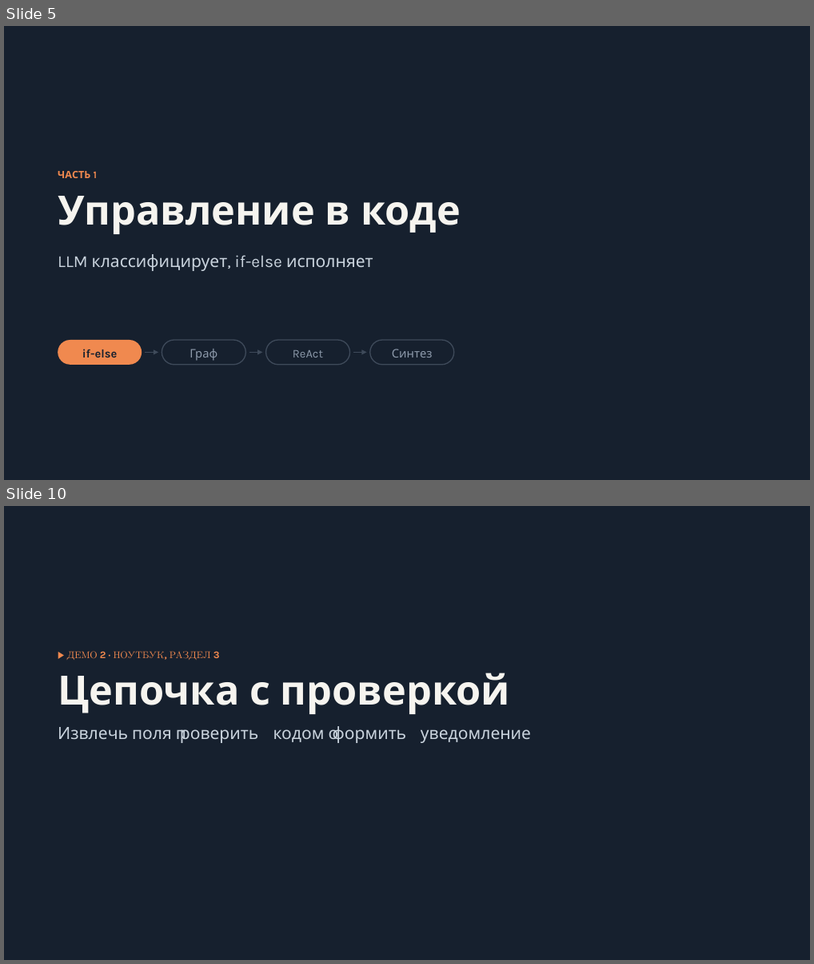
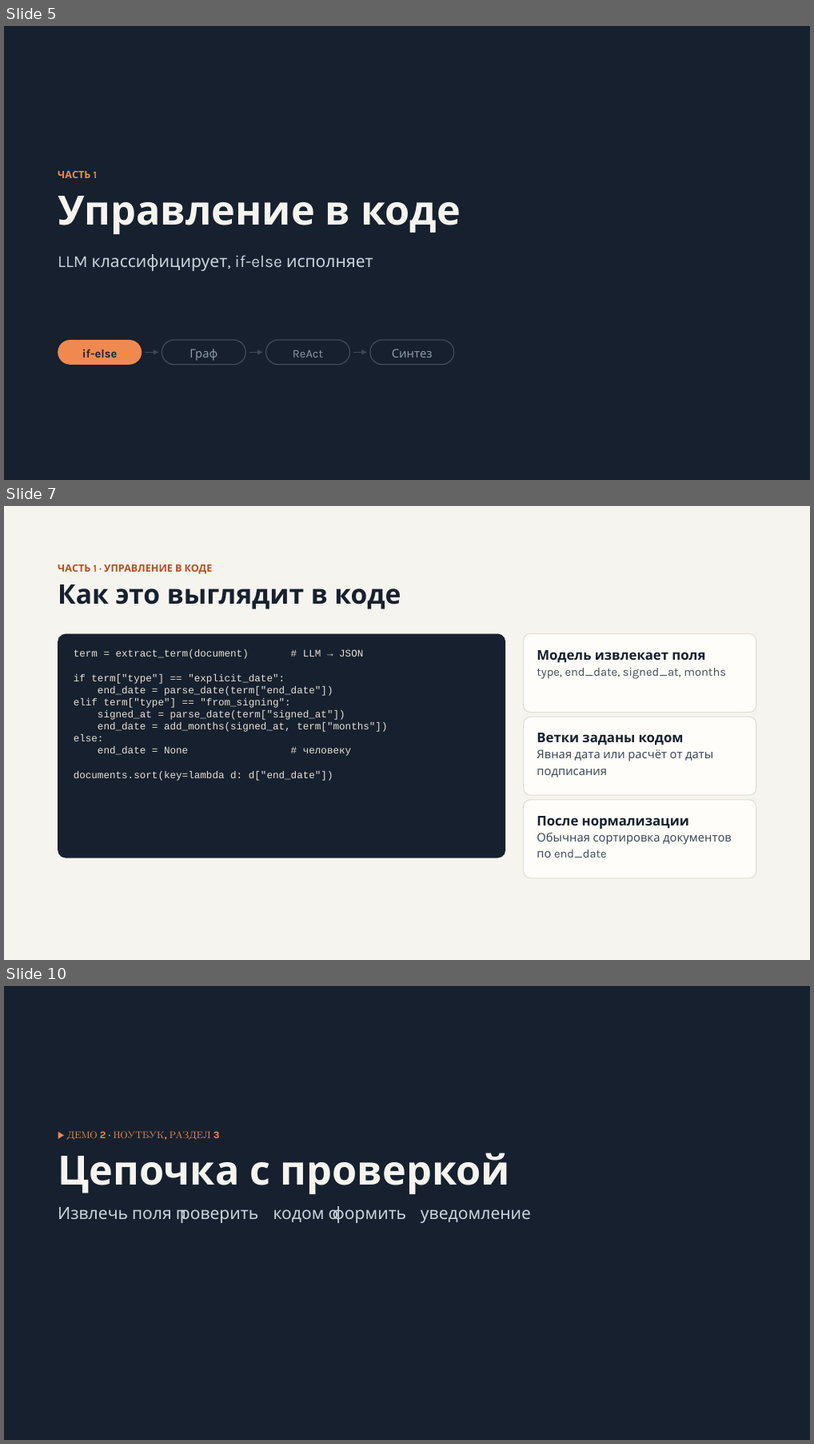
Before and after one commit to chernyatiev/llm_apps_course, a slide deck: lesson_4/Управление потоком исполнения LLM приложения.pptx. Shown one above the other, each under a label of ours: slides 5 and 10 before the commit, slides 5, 7 and 10 after it; the slides between them are not shown. The pictures are 814x964 and 814x1444 pixels, drawn with LibreOffice and Linux fonts; fonts in the diff are those of the drawing. Boxes give left, top, right and bottom in pixels: in the first picture for what was removed or moved away, otherwise in the second. Text is boxed around its words. In the diff, an @@ line names an element or a change of style, - is before the commit and + after.

```diff
--- a/lesson_4/Управление потоком исполнения LLM приложения.pptx
+++ b/lesson_4/Управление потоком исполнения LLM приложения.pptx
@@ slide 7 added at (4,506,810,960), background #F6F4EF @@
@@ text added at (58,564,213,574), 12 pt, text #B4501E, bold @@
+ЧАСТЬ 1 · УПРАВЛЕНИЕ В КОДЕ
@@ text added at (58,584,401,609), 32 pt, text #16202E, bold @@
+Как это выглядит в коде
@@ rounded rectangle added at (58,634,506,857), fill #16202E @@
@@ rounded rectangle added at (524,634,757,712), fill #FFFDF9, outline #E2DDD3 1 pt @@
@@ text added at (74,650,387,780), 12 pt, text #E6E1D6 @@
+term = extract_term(document) # LLM → JSON
+if term["type"] == "explicit_date":
+end_date = parse_date(term["end_date"])
+elif term["type"] == "from_signing":
+signed_at = parse_date(term["signed_at"])
+end_date = add_months(signed_at, term["months"])
+else:
+end_date = None # человеку
+documents.sort(key=lambda d: d["end_date"])
@@ text added at (537,650,706,663), 16 pt, text #16202E, bold @@
+Модель извлекает поля
@@ text added at (537,668,726,679), 14 pt, text #3E4A5A @@
+type, end_date, signed_at, months
@@ rounded rectangle added at (524,716,757,795), fill #FFFDF9, outline #E2DDD3 1 pt @@
@@ text added at (537,732,684,745), 16 pt, text #16202E, bold @@
+Ветки заданы кодом
@@ text added at (537,749,714,777), 14 pt, text #3E4A5A @@
+Явная дата или расчёт от даты подписания
@@ rounded rectangle added at (524,800,757,878), fill #FFFDF9, outline #E2DDD3 1 pt @@
@@ text added at (537,816,690,828), 16 pt, text #16202E, bold @@
+После нормализации
@@ text added at (537,832,732,857), 14 pt, text #3E4A5A @@
+Обычная сортировка документов по end_date
```
Also in this commit, not shown: 4 slides changed, 1 slide removed, 12 other files.
